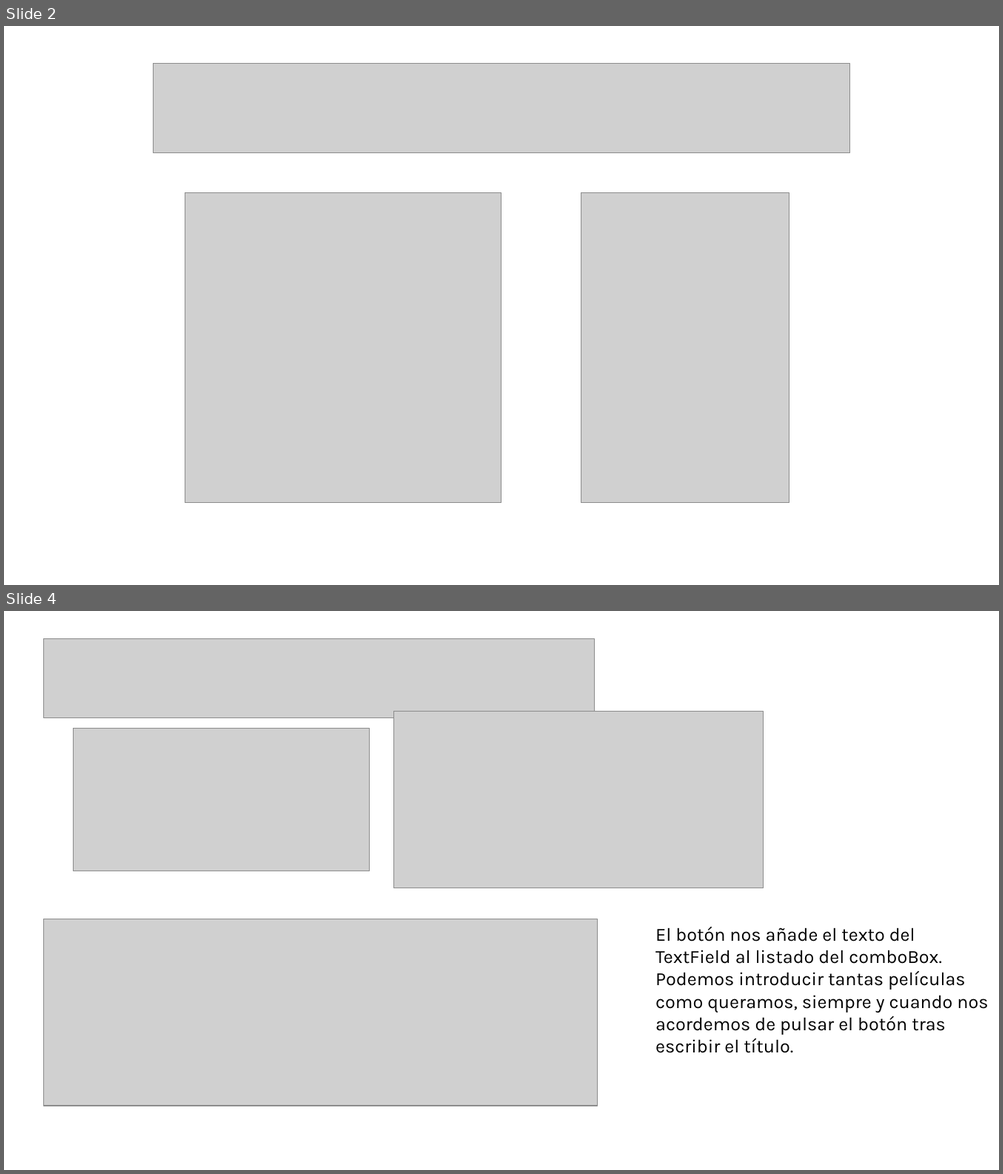
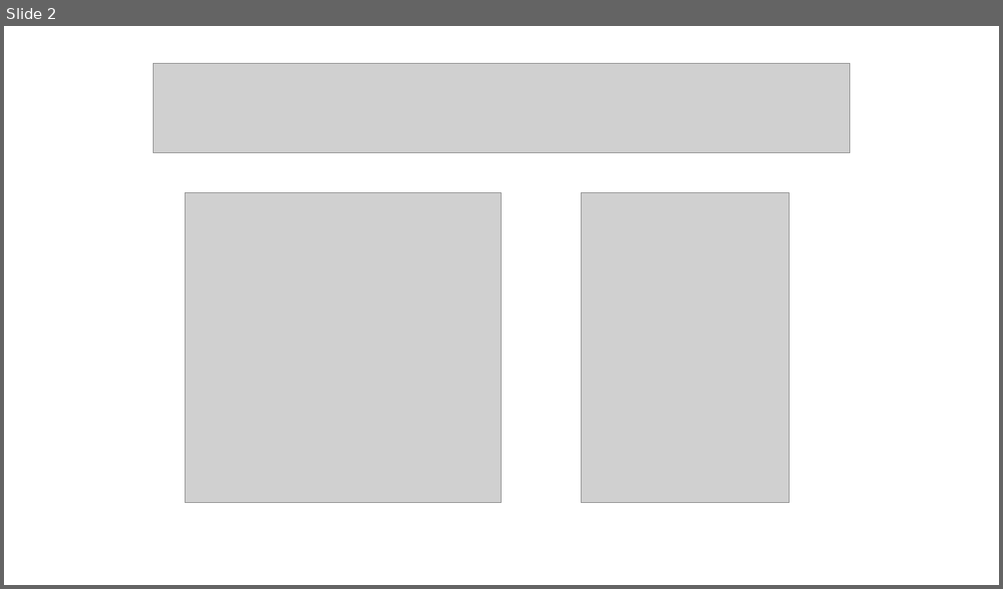
Before and after one commit to AchillesD9-Alex/-2024-Java-Angular-Bootcamp, a slide deck: [JAVA]/C2/TA10/ta10.pptx. Shown one above the other, each under a label of ours: slides 2 and 4 before the commit, slide 2 after it; the slides between them are not shown. The pictures are 1003x1174 and 1003x589 pixels, drawn with LibreOffice and Linux fonts; fonts in the diff are those of the drawing; grey boxes stand for pictures. Boxes give left, top, right and bottom in pixels: in the first picture for what was removed or moved away, otherwise in the second. Text is boxed around its words. In the diff, an @@ line names an element or a change of style, - is before the commit and + after.

```diff
--- a/[JAVA]/C2/TA10/ta10.pptx
+++ b/[JAVA]/C2/TA10/ta10.pptx
@@ slide 4 removed at (4, 611, 999, 1170), background #FFFFFF @@
@@ picture removed at (43, 638, 595, 718) @@
@@ picture removed at (393, 712, 763, 888) @@
@@ picture removed at (74, 728, 370, 871) @@
@@ picture removed at (43, 919, 597, 1106) @@
@@ text removed at (655, 927, 987, 1054) @@
-El botón nos añade el texto del TextField al listado del comboBox.
-Podemos introducir tantas películas como queramos, siempre y cuando nos acordemos de pulsar el botón tras escribir el título.
```
Also in this commit, not shown: 3 slides added, 3 other slides removed, 1 other file.
